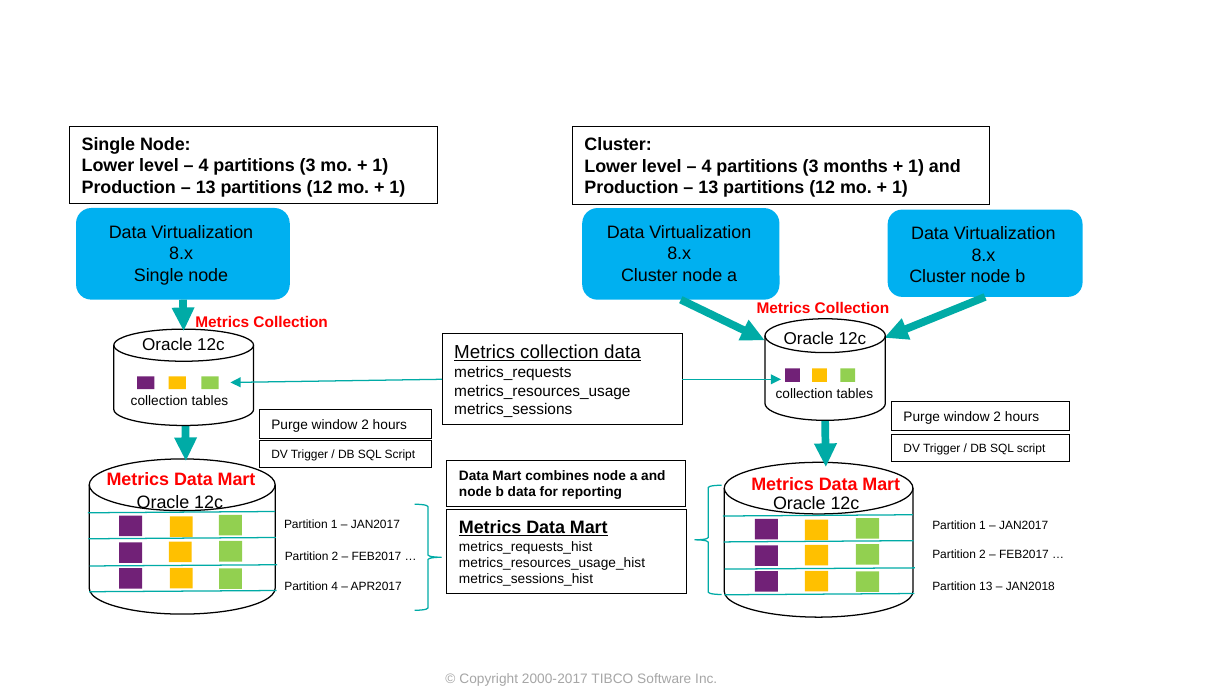
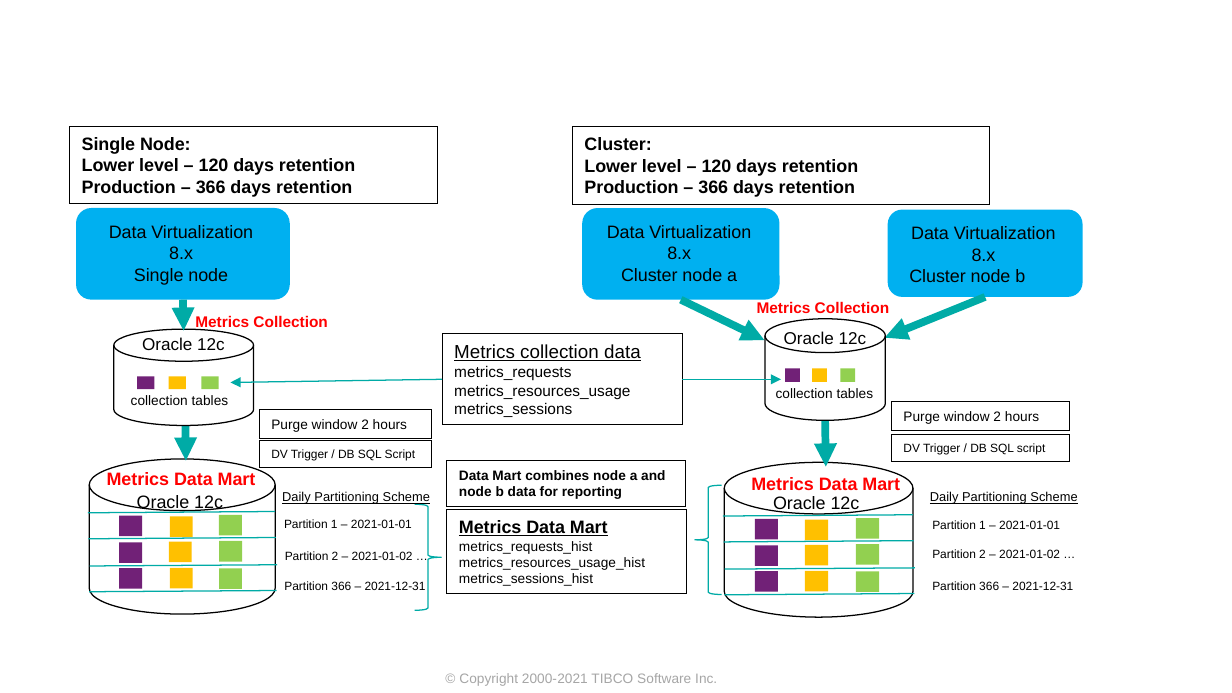
Before and after one commit to TIBCOSoftware/ASAssets_KPI, a slide deck: slide 13 of DocumentationSource/2021Q301/KPI Metrics Overview.pptx. Drawn at 1232x693 pixels with LibreOffice and Linux fonts; fonts in the diff are those of the drawing; background and template pictures are left out. Boxes give left, top, right and bottom in pixels: in the first picture for what was removed or moved away, otherwise in the second. Text is boxed around its words. In the diff, an @@ line names an element or a change of style, - is before the commit and + after.

```diff
--- a/DocumentationSource/2021Q301/KPI Metrics Overview.pptx
+++ b/DocumentationSource/2021Q301/KPI Metrics Overview.pptx
@@ text in rectangle at box(82, 158, 355, 197): text changed @@
-Lower level – 4 partitions (3 mo. + 1)
-Production – 13 partitions (12 mo. + 1)
+Lower level – 120 days retention
+Production – 366 days retention
@@ text in rectangle at box(584, 159, 858, 197): text changed @@
-Lower level – 4 partitions (3 months + 1) and
-Production – 13 partitions (12 mo. + 1)
+Lower level – 120 days retention
+Production – 366 days retention
@@ text added at box(282, 491, 430, 504), 7.5 pt, text #000000, underline @@
+Daily Partitioning Scheme
@@ text added at box(930, 491, 1077, 504), 7.5 pt, text #000000, underline @@
+Daily Partitioning Scheme
@@ text at box(284, 519, 412, 528): text changed @@
-Partition 1 – JAN2017
+Partition 1 – 2021-01-01
@@ text at box(932, 520, 1060, 529): text changed @@
-Partition 1 – JAN2017
+Partition 1 – 2021-01-01
@@ text at box(285, 551, 413, 560): text changed @@
-Partition 2 – FEB2017 …
+Partition 2 – 2021-01-02 …
@@ text at box(932, 549, 1060, 558): text changed @@
-Partition 2 – FEB2017 …
+Partition 2 – 2021-01-02 …
@@ text at box(284, 581, 426, 590): text changed @@
-Partition 4 – APR2017
+Partition 366 – 2021-12-31
@@ text at box(932, 581, 1073, 590): text changed @@
-Partition 13 – JAN2018
+Partition 366 – 2021-12-31
@@ text at box(459, 673, 717, 686): text changed @@
-© Copyright 2000-2017 TIBCO Software Inc.
+© Copyright 2000-2021 TIBCO Software Inc.
```
Also in this commit, not shown: 18 other slides changed, 1 slide removed, 3 other files.
